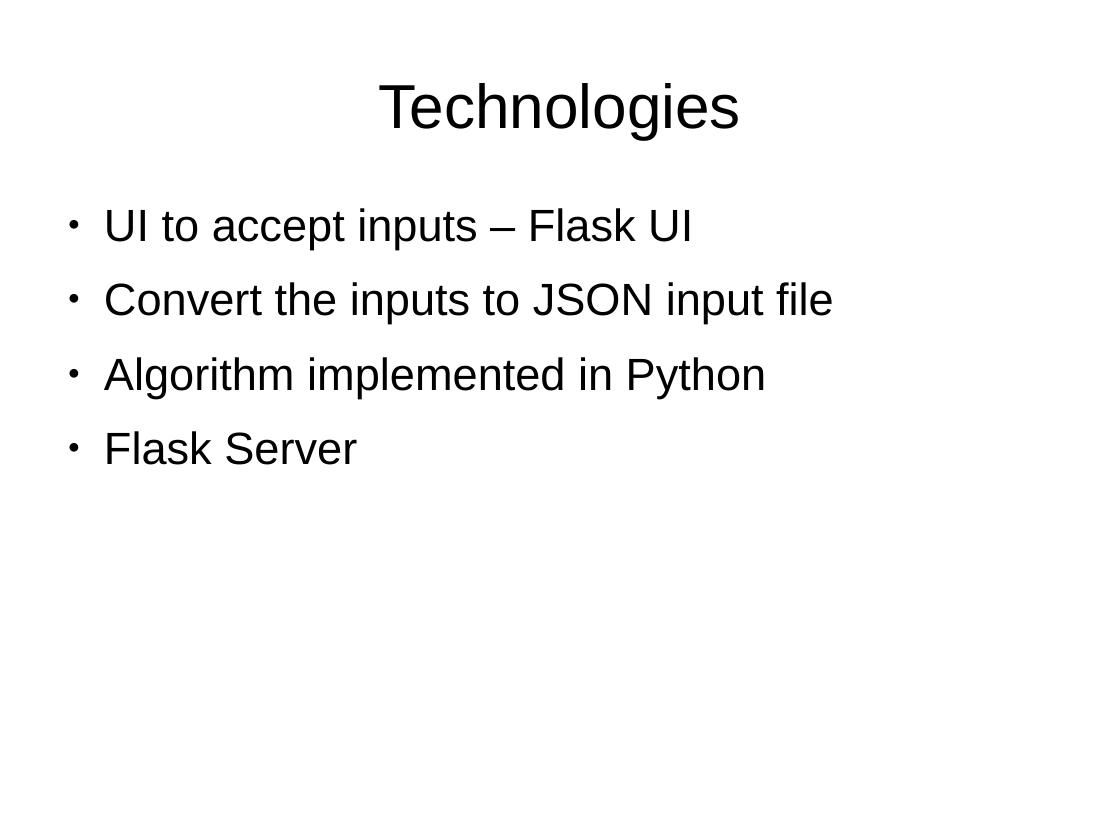
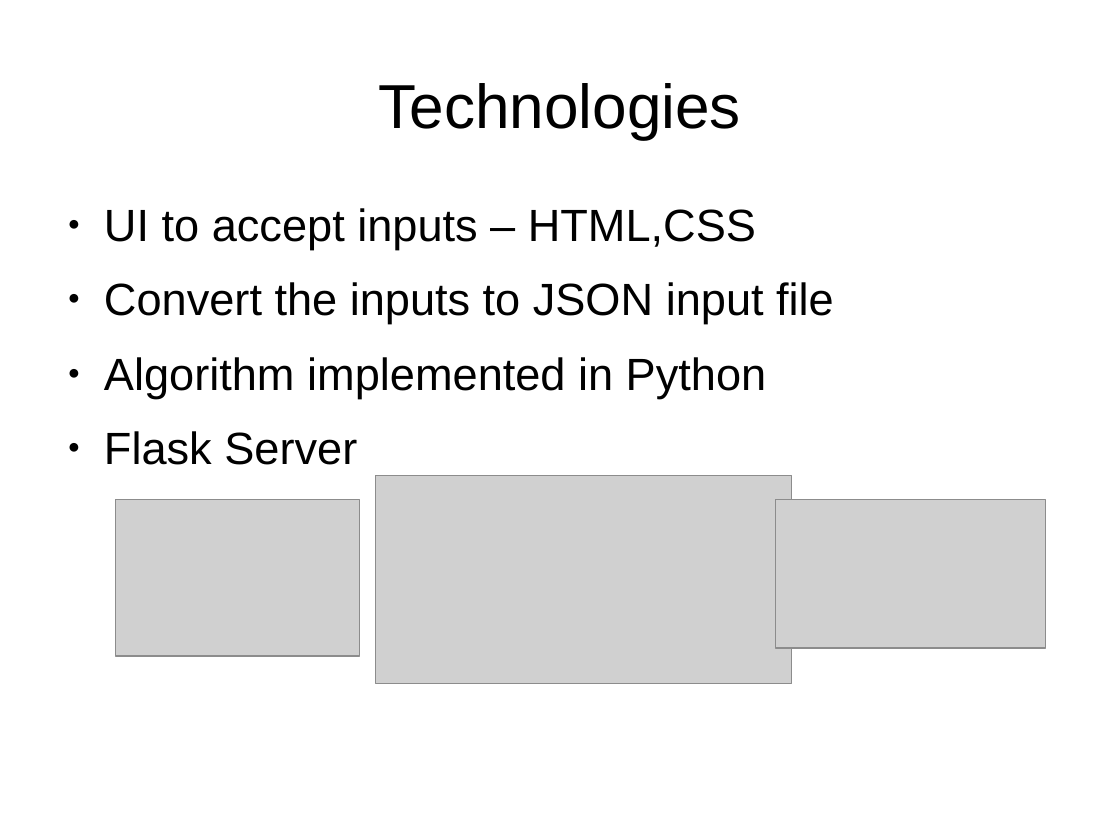
Before and after one commit to akankshaD/Amazon-s-Project, a slide deck: slide 8 of Amazon ppt.odp (slide 6 before the commit). Drawn at 1120x840 pixels with LibreOffice and Linux fonts; fonts in the diff are those of the drawing; grey boxes stand for pictures. Boxes give left, top, right and bottom in pixels: in the first picture for what was removed or moved away, otherwise in the second. Text is boxed around its words. In the diff, an @@ line names an element or a change of style, - is before the commit and + after.

```diff
--- a/Amazon ppt.odp
+++ b/Amazon ppt.odp
@@ text at <box>104,208,756,250</box>: text changed @@
-● UI to accept inputs – Flask UI
+● UI to accept inputs – HTML,CSS
@@ picture added at <box>376,476,792,684</box> @@
@@ picture added at <box>116,500,361,657</box> @@
@@ picture added at <box>776,500,1047,648</box> @@
```
Also in this commit, not shown: 4 other slides changed, 4 slides added, 2 slides removed.
